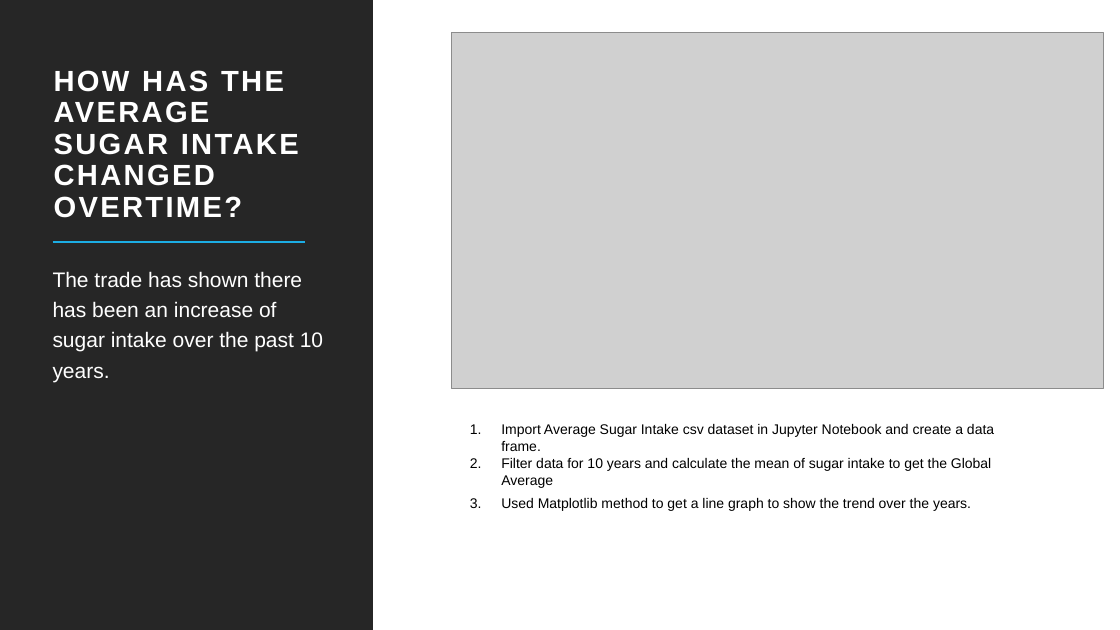
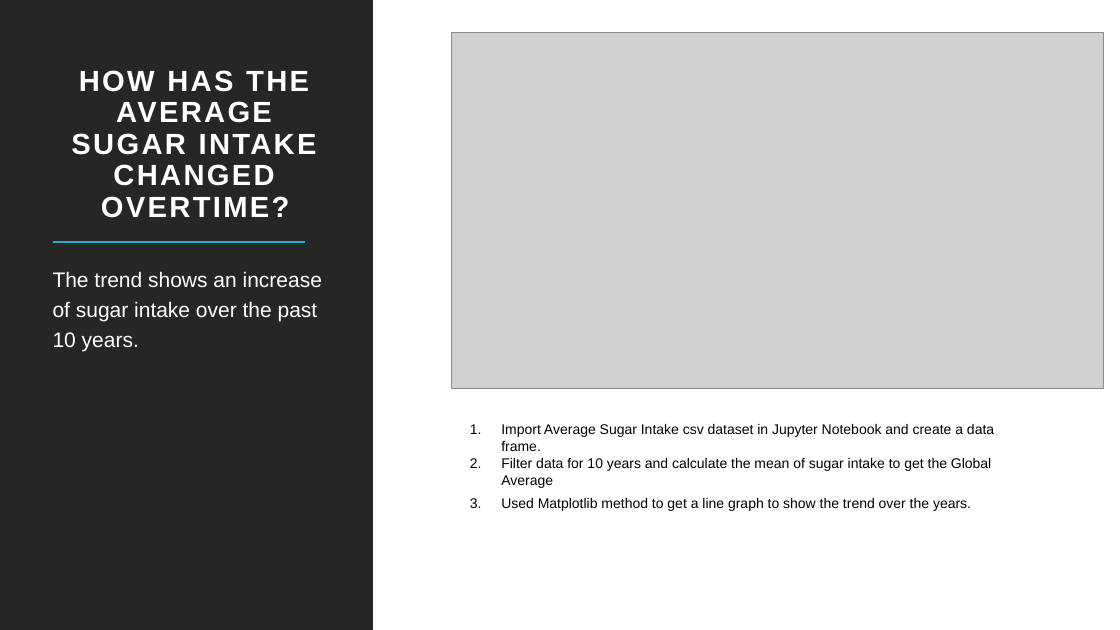
Before and after one commit to cbeachey/project1_influencers, a slide deck: slide 9 of Effects of Sugar Consumption.pptx (slide 12 before the commit). Drawn at 1120x630 pixels with LibreOffice and Linux fonts; fonts in the diff are those of the drawing; grey boxes stand for pictures. Boxes give left, top, right and bottom in pixels: in the first picture for what was removed or moved away, otherwise in the second. Text is boxed around its words. In the diff, an @@ line names an element or a change of style, - is before the commit and + after.

```diff
--- a/Effects of Sugar Consumption.pptx
+++ b/Effects of Sugar Consumption.pptx
@@ title "HOW HAS THE AVERAGE SUGAR ..." at box(71, 70, 317, 218): alignment left to centre @@
@@ text at box(53, 271, 322, 352): text changed @@
-The trade has shown there has been an increase of sugar intake over the past 10 years.
+The trend shows an increase of sugar intake over the past 10 years.
```
Also in this commit, not shown: 13 other slides changed, 3 slides removed.
